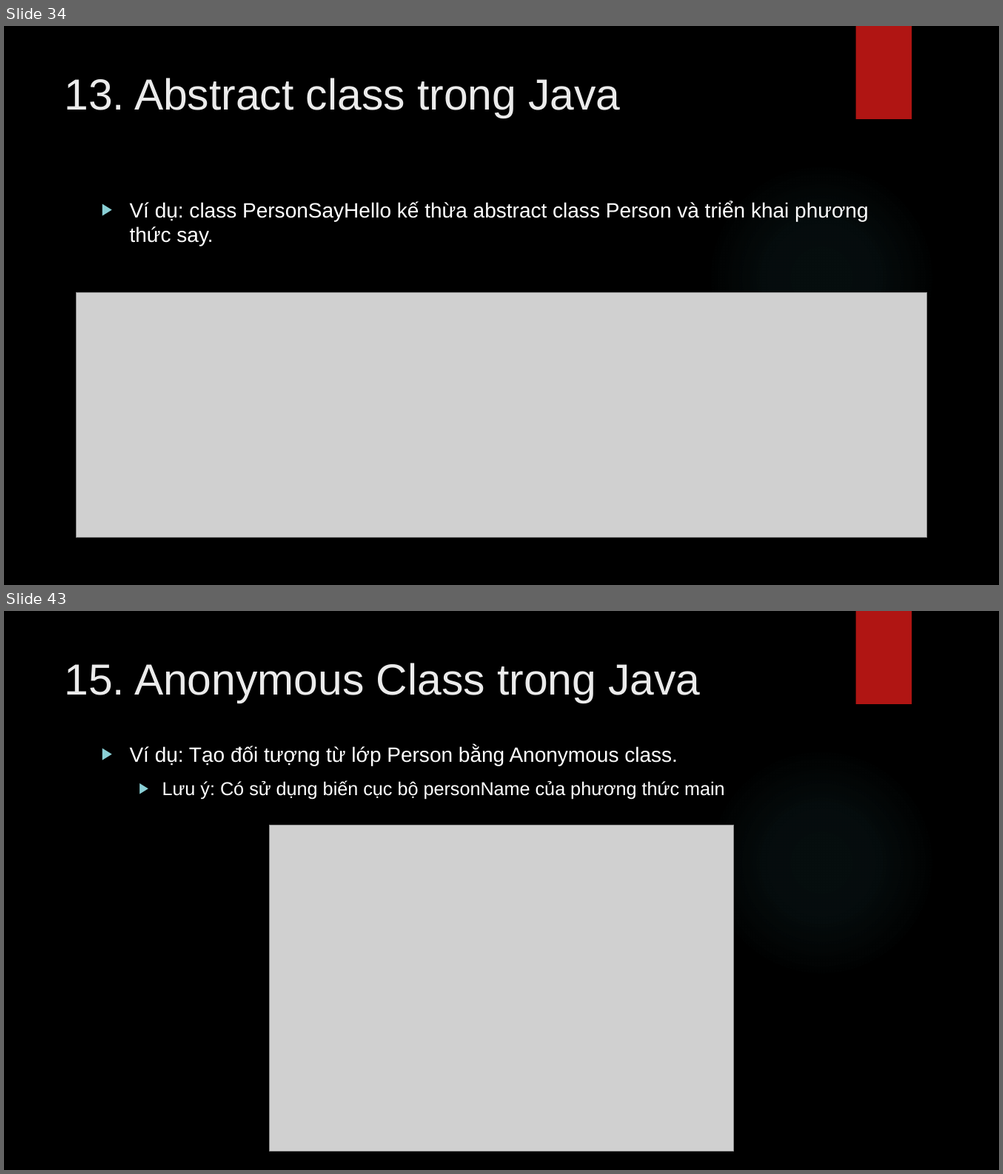
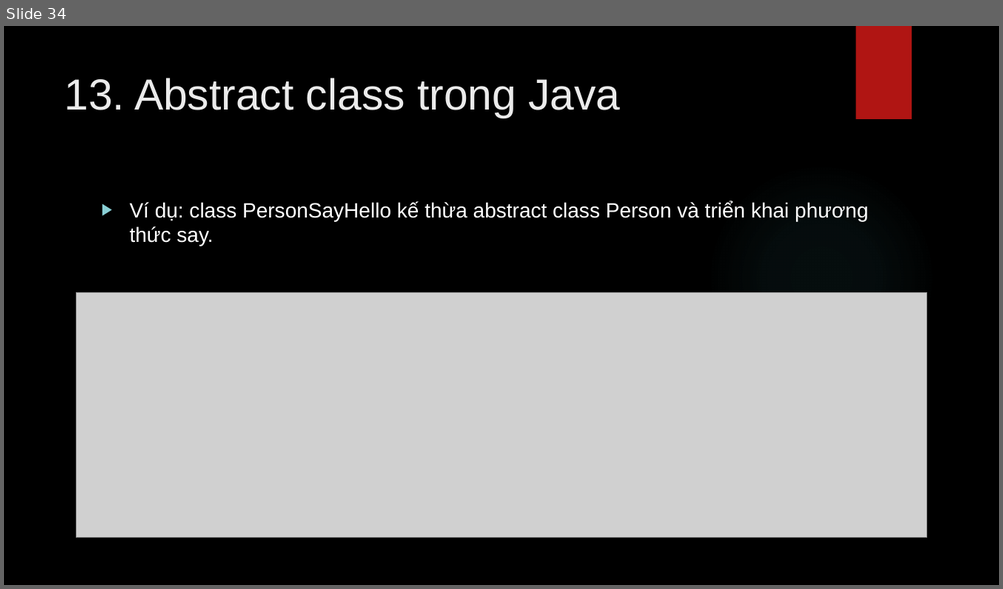
Before and after one commit to lequochai26/GDUTraining_Basic_Java_Web_Development, a slide deck: Slides/Day_5_2.pptx. Shown one above the other, each under a label of ours: slides 34 and 43 before the commit, slide 34 after it; the slides between them are not shown. The pictures are 1003x1174 and 1003x589 pixels, drawn with LibreOffice and Linux fonts; fonts in the diff are those of the drawing; grey boxes stand for pictures; background and template pictures are left out. Boxes give left, top, right and bottom in pixels: in the first picture for what was removed or moved away, otherwise in the second. Text is boxed around its words. In the diff, an @@ line names an element or a change of style, - is before the commit and + after.

```diff
--- a/Slides/Day_5_2.pptx
+++ b/Slides/Day_5_2.pptx
@@ slide 43 removed at bbox=[4, 611, 999, 1170], background picture (left out); not listed: 2 template elements that a slide beside it also shows @@
@@ title removed at bbox=[64, 663, 700, 703] @@
-15. Anonymous Class trong Java
@@ text removed at bbox=[130, 746, 725, 799] @@
-▶ Ví dụ: Tạo đối tượng từ lớp Person bằng Anonymous class.
-  ▶ Lưu ý: Có sử dụng biến cục bộ personName của phương thức main
@@ picture removed at bbox=[270, 825, 734, 1152] @@
```
Also in this commit, not shown: 19 other slides removed.
